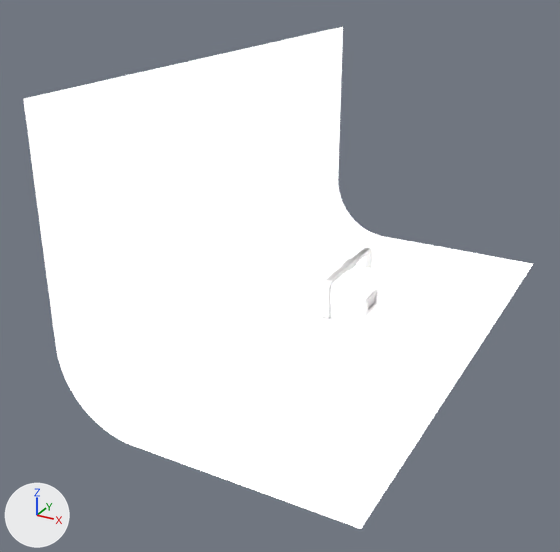
The Blender file previewscene.blend: old version first, new version second.
Rendered twice from a 50 mm camera at (2.14, -4.94, 2.78) aimed at (-0.34, -0.42, 0.53). Arrows for +X, +Y and +Z are at lower left; the lights stay in place.

In view in the first picture: 'Plane', 'radio 1'.
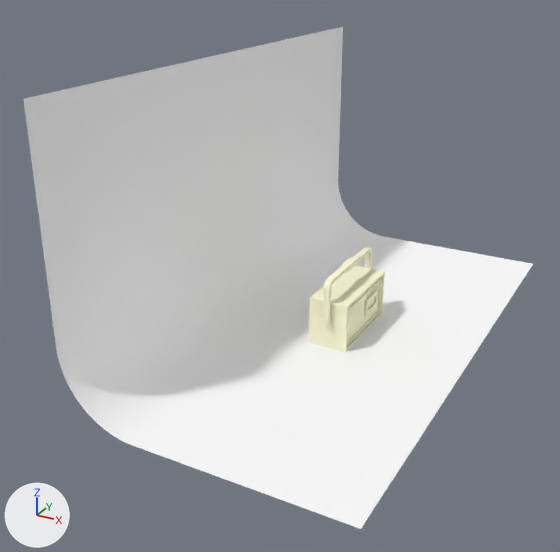
What changed in the scene script:
```text
Add ng_shaderverse_3_tones:
    ng_shaderverse_3_tones = bpy.data.node_groups.new('Shaderverse 3 Tones', 'ShaderNodeTree')
    # nodes: BsdfPrincipled, CombineXYZ, Emission, Math, Mix, MixShader, SeparateXYZ, TexCoord, TexWave
    # colours: yellow #ffe04f, red #ff3f5c, blue #3d49af, light grey #dadada, black #000000, white #ffffff
Change mat_toon_general_001:
    remove # nodes: Group x2, OutputMaterial, RGB
    remove # colours: dark grey #474747, white #ffffff
    nodes: Group, OutputMaterial
    colours: white #ffffff, dark grey #6b6b6b, black #3c3c3c
Add mat_toon_general_003:
    mat_toon_general_003 = bpy.data.materials.new('Toon_General.003')
    # nodes: Group, OutputMaterial
    # colours: white #fffdd8, beige #f7e3a8, black #3c3c3c
Change me_plane:
    where me_plane.from_pydata(...)  # 40 vertices, 19 faces; spans x -1.0..1.0, y -2.0..2.0, z 0.0..2.0
    remove me_plane.materials.append(mat_toon_general)
    add me_plane.materials.append(mat_toon_general_001)
Change me_cube_021:
    where me_cube_021.from_pydata(...)  # 616 vertices, 618 faces; spans x -0.129..0.17, y -0.406..0.406, z 0.0..0.558
    used by ob_radio_1; location = (0.0, 0.0, 0.0)
    me_cube_021 part 1: all 489 faces that had it switch from mat_toon_general_001 to mat_toon_general_003
    me_cube_021 part 2: all 129 faces that had it switch from mat_toon_general_002 to mat_toon_general_003
```

Location of each change, [x1, y1, x2, y2] in pixels of the pictures (560 x 552 px):
'Plane', recoloured: [23, 27, 533, 529] in both
'radio 1', recoloured: [309, 247, 385, 352] in both
part 1 of me_cube_021, recoloured: [309, 266, 385, 352] in both
part 2 of me_cube_021, recoloured: [321, 247, 378, 323] in both
